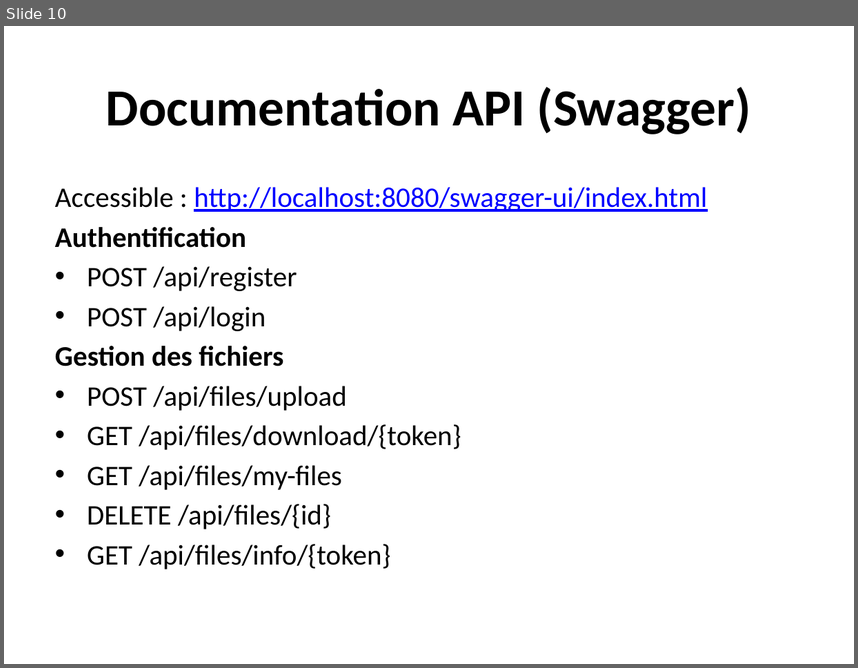
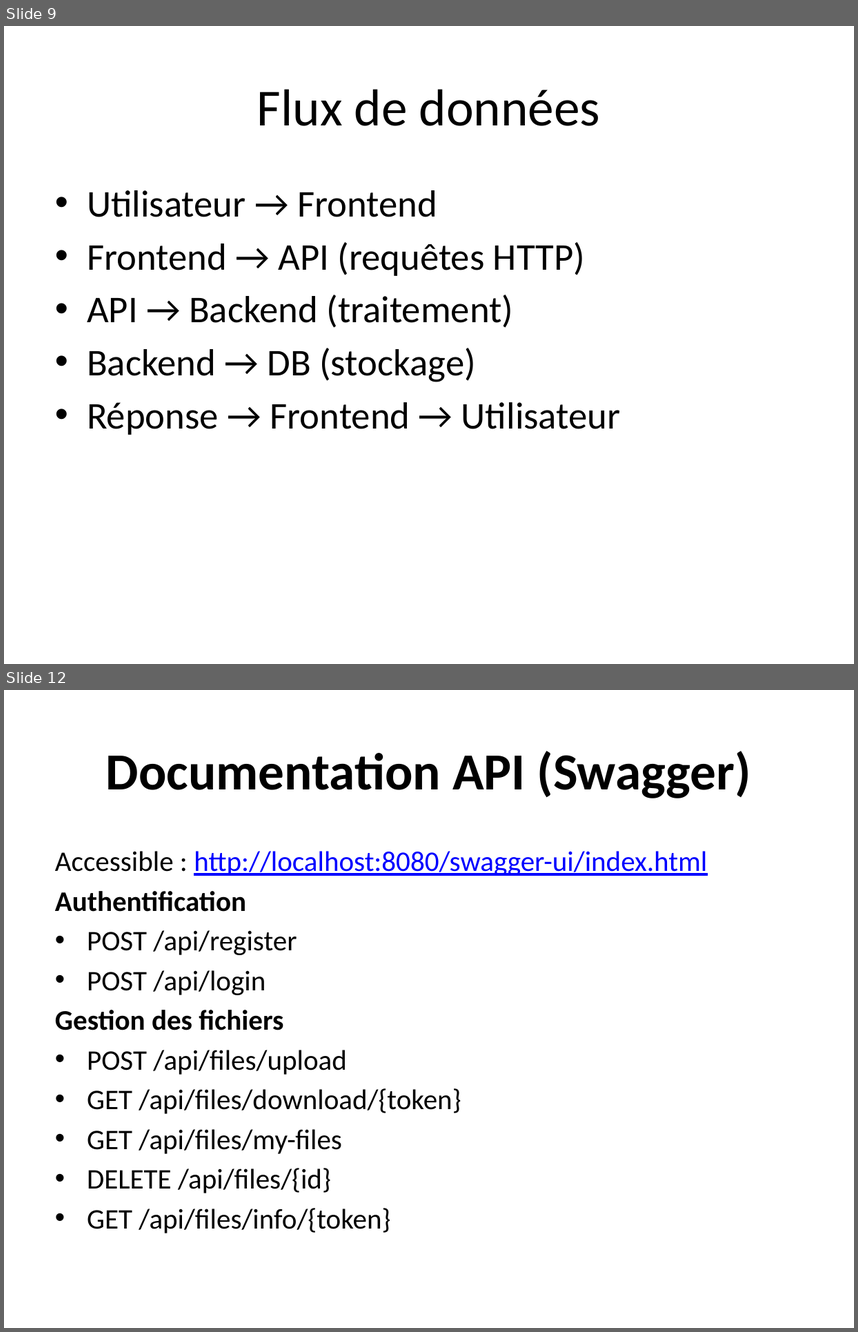
Before and after one commit to Abderrazzak20/Projet3_datashare, a slide deck: DataShare_Presentation.pptx. Shown one above the other, each under a label of ours: slide 10 before the commit, slides 9 and 12 after it; the slides between them are not shown. The pictures are 858x668 and 858x1332 pixels, drawn with LibreOffice and Linux fonts; fonts in the diff are those of the drawing. Boxes give left, top, right and bottom in pixels: in the first picture for what was removed or moved away, otherwise in the second. Text is boxed around its words. In the diff, an @@ line names an element or a change of style, - is before the commit and + after.

```diff
--- a/DataShare_Presentation.pptx
+++ b/DataShare_Presentation.pptx
@@ slide 9 added at (4,26,854,664), background #FFFFFF @@
@@ title added at (257,89,600,126), 44 pt, text #000000 @@
+Flux de données
@@ text added at (87,190,621,434), 32 pt, text #000000 @@
+• Utilisateur → Frontend
+• Frontend → API (requêtes HTTP)
+• API → Backend (traitement)
+• Backend → DB (stockage)
+• Réponse → Frontend → Utilisateur
@@ what was slide 10 is now slide 12 @@
```
Also in this commit, not shown: 5 slides changed, 5 other slides added, 4 slides removed.
